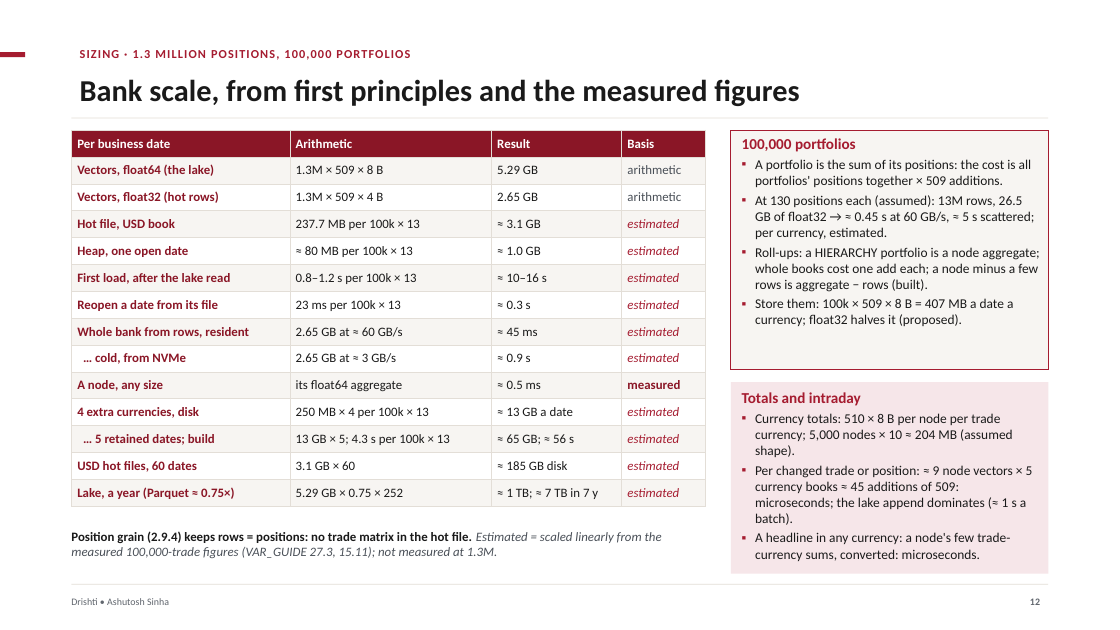
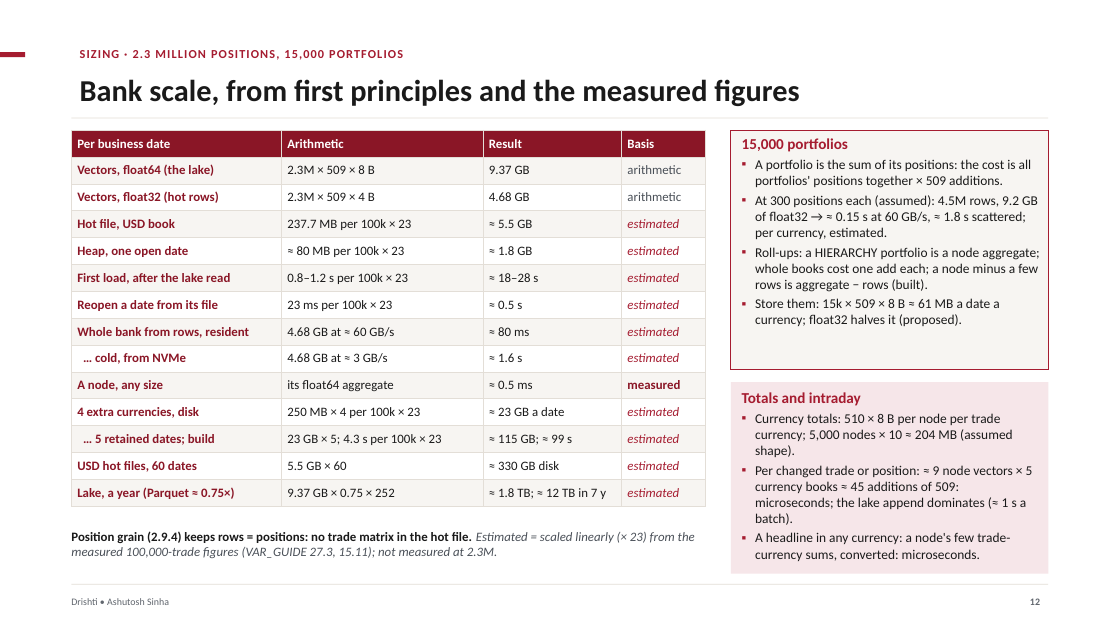
Before and after one commit to ajsinha/drishti, a slide deck: slide 12 of docs/publications/Drishti-VaR-Engine.pptx. Drawn at 1120x630 pixels with LibreOffice and Linux fonts; fonts in the diff are those of the drawing. Boxes give left, top, right and bottom in pixels: in the first picture for what was removed or moved away, otherwise in the second. Text is boxed around its words. In the diff, an @@ line names an element or a change of style, - is before the commit and + after.

Commit message:
The VaR engine deck sized for 2.3 million positions and 15,000 portfolios (every derived figure recomputed; estimates scaled from the 100,000-trade measurements)

```diff
--- a/docs/publications/Drishti-VaR-Engine.pptx
+++ b/docs/publications/Drishti-VaR-Engine.pptx
@@ text at [80,50,403,60]: text changed @@
-SIZING · 1.3 MILLION POSITIONS, 100,000 PORTFOLIOS
+SIZING · 2.3 MILLION POSITIONS, 15,000 PORTFOLIOS
@@ table at [71,130,706,507] @@
-row 2, column 2: 1.3M × 509 × 8 B
+row 2, column 2: 2.3M × 509 × 8 B
-row 2, column 3: 5.29 GB
+row 2, column 3: 9.37 GB
-row 3, column 2: 1.3M × 509 × 4 B
+row 3, column 2: 2.3M × 509 × 4 B
-row 3, column 3: 2.65 GB
+row 3, column 3: 4.68 GB
-row 4, column 2: 237.7 MB per 100k × 13
+row 4, column 2: 237.7 MB per 100k × 23
-row 4, column 3: ≈ 3.1 GB
+row 4, column 3: ≈ 5.5 GB
-row 5, column 2: ≈ 80 MB per 100k × 13
+row 5, column 2: ≈ 80 MB per 100k × 23
-row 5, column 3: ≈ 1.0 GB
+row 5, column 3: ≈ 1.8 GB
-row 6, column 2: 0.8–1.2 s per 100k × 13
+row 6, column 2: 0.8–1.2 s per 100k × 23
-row 6, column 3: ≈ 10–16 s
+row 6, column 3: ≈ 18–28 s
-row 7, column 2: 23 ms per 100k × 13
+row 7, column 2: 23 ms per 100k × 23
-row 7, column 3: ≈ 0.3 s
+row 7, column 3: ≈ 0.5 s
-row 8, column 2: 2.65 GB at ≈ 60 GB/s
+row 8, column 2: 4.68 GB at ≈ 60 GB/s
-row 8, column 3: ≈ 45 ms
+row 8, column 3: ≈ 80 ms
-row 9, column 2: 2.65 GB at ≈ 3 GB/s
+row 9, column 2: 4.68 GB at ≈ 3 GB/s
-row 9, column 3: ≈ 0.9 s
+row 9, column 3: ≈ 1.6 s
-row 11, column 2: 250 MB × 4 per 100k × 13
+row 11, column 2: 250 MB × 4 per 100k × 23
-row 11, column 3: ≈ 13 GB a date
+row 11, column 3: ≈ 23 GB a date
-row 12, column 2: 13 GB × 5; 4.3 s per 100k × 13
+row 12, column 2: 23 GB × 5; 4.3 s per 100k × 23
-row 12, column 3: ≈ 65 GB; ≈ 56 s
+row 12, column 3: ≈ 115 GB; ≈ 99 s
-row 13, column 2: 3.1 GB × 60
+row 13, column 2: 5.5 GB × 60
-row 13, column 3: ≈ 185 GB disk
+row 13, column 3: ≈ 330 GB disk
-row 14, column 2: 5.29 GB × 0.75 × 252
+row 14, column 2: 9.37 GB × 0.75 × 252
-row 14, column 3: ≈ 1 TB; ≈ 7 TB in 7 y
+row 14, column 3: ≈ 1.8 TB; ≈ 12 TB in 7 y
@@ text at [742,138,848,152]: text changed @@
-100,000 portfolios
+15,000 portfolios
@@ text at [755,195,1038,239]: text changed @@
-▪ At 130 positions each (assumed): 13M rows, 26.5 GB of float32 → ≈ 0.45 s at 60 GB/s, ≈ 5 s scattered; per currency, estimated.
+▪ At 300 positions each (assumed): 4.5M rows, 9.2 GB of float32 → ≈ 0.15 s at 60 GB/s, ≈ 1.8 s scattered; per currency, estimated.
@@ text at [755,298,999,326]: text changed @@
-▪ Store them: 100k × 509 × 8 B = 407 MB a date a currency; float32 halves it (proposed).
+▪ Store them: 15k × 509 × 8 B ≈ 61 MB a date a currency; float32 halves it (proposed).
@@ text at [71,531,695,558]: text changed @@
-Position grain (2.9.4) keeps rows = positions: no trade matrix in the hot file. Estimated = scaled linearly from the measured 100,000-trade figures (VAR_GUIDE 27.3, 15.11); not measured at 1.3M.
+Position grain (2.9.4) keeps rows = positions: no trade matrix in the hot file. Estimated = scaled linearly (× 23) from the measured 100,000-trade figures (VAR_GUIDE 27.3, 15.11); not measured at 2.3M.
```
Also in this commit, not shown: 2 other slides changed, 1 other file.
